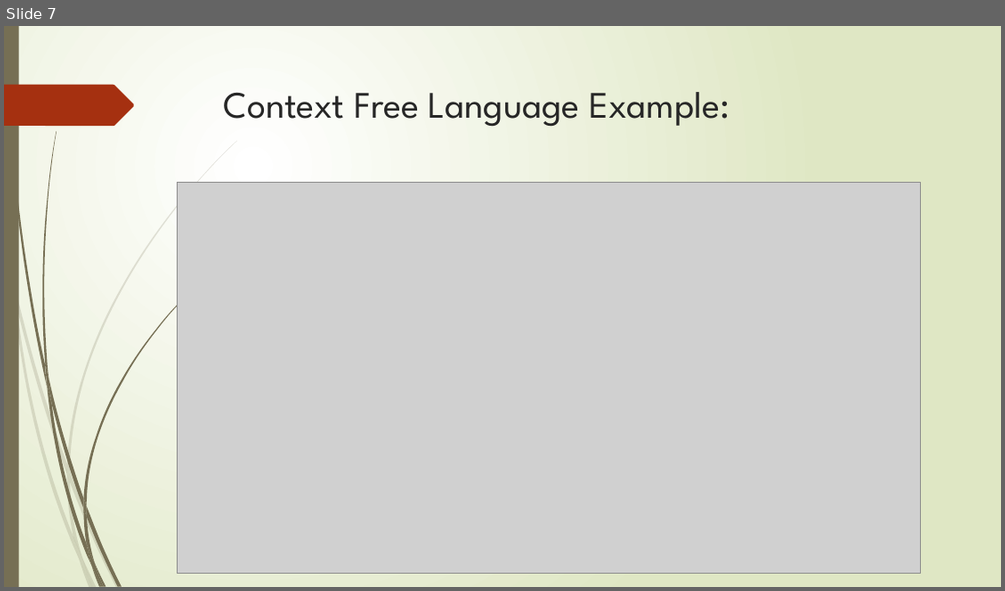
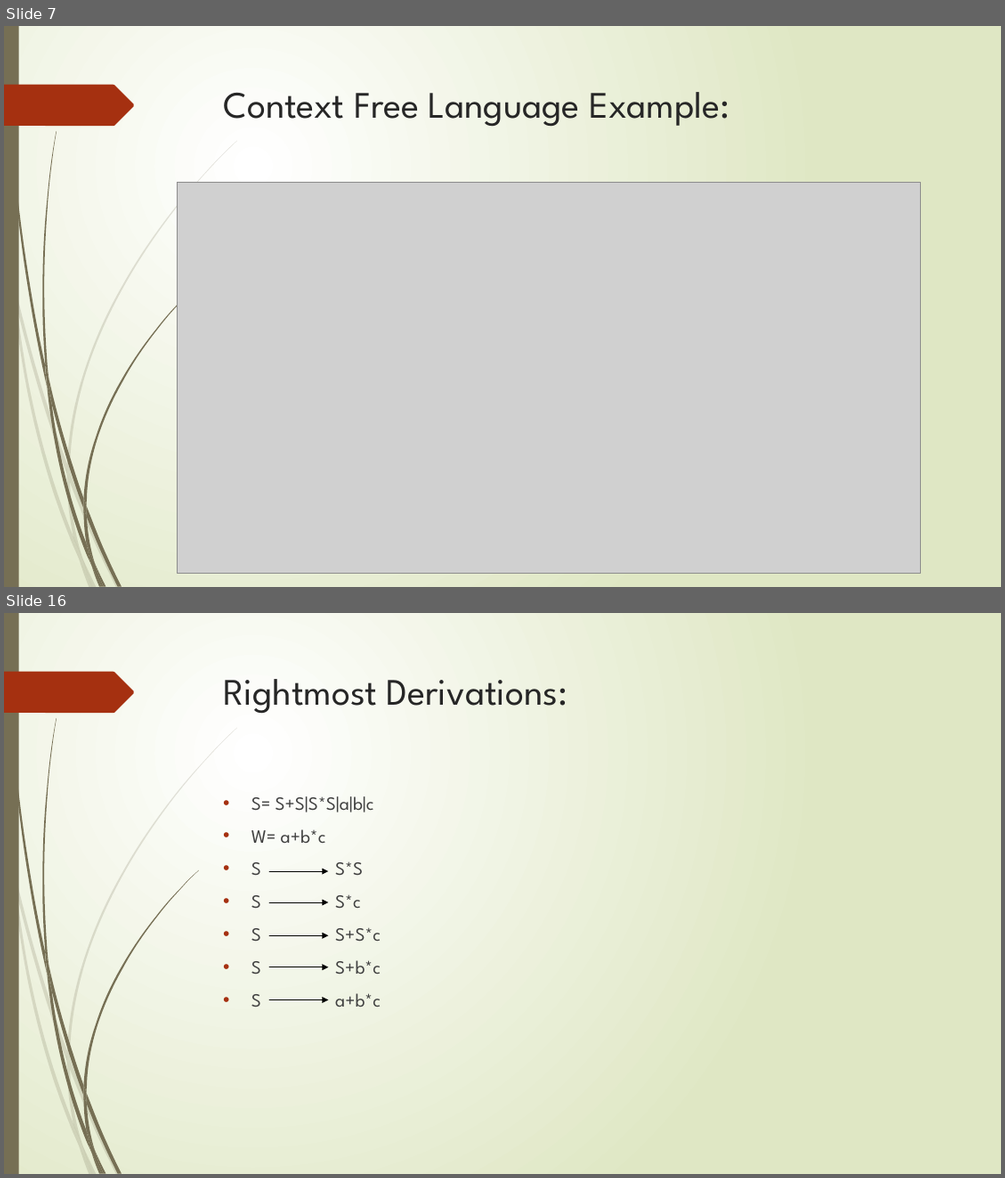
Before and after one commit to Federal-Urdu-University/Theory-of-Automata, a slide deck: Chap-3.pptx. Shown one above the other, each under a label of ours: slide 7 before the commit, slides 7 and 16 after it; the slides between them are not shown. The pictures are 1005x591 and 1005x1178 pixels, drawn with LibreOffice and Linux fonts; fonts in the diff are those of the drawing; grey boxes stand for pictures. Boxes give left, top, right and bottom in pixels: in the first picture for what was removed or moved away, otherwise in the second. Text is boxed around its words. In the diff, an @@ line names an element or a change of style, - is before the commit and + after.

```diff
--- a/Chap-3.pptx
+++ b/Chap-3.pptx
@@ slide 16 added at (x1=4, y1=613, x2=1001, y2=1174), background gradient #FFFFFF to #DFE8C4; not listed: 24 template elements that a slide beside it also shows @@
@@ title added at (x1=224, y1=679, x2=567, y2=714), 36 pt, text #262626 @@
+Rightmost Derivations:
@@ text added at (x1=251, y1=796, x2=380, y2=1006), 18 pt, text #404040 @@
+• S= S+S|S*S|a|b|c
+• W= a+b*c
+• S S*S
+• S S*c
+• S S+S*c
+• S S+b*c
+• S a+b*c
@@ arrow added from (269, 871) to (329, 871), #000000 0.75 pt @@
@@ arrow added from (269, 902) to (329, 902), #000000 0.75 pt @@
@@ arrow added from (269, 935) to (329, 935), #000000 0.75 pt @@
@@ arrow added from (269, 967) to (329, 967), #000000 0.75 pt @@
@@ arrow added from (269, 999) to (329, 999), #000000 0.75 pt @@
```
Also in this commit, not shown: 3 slides changed, 8 other slides added.
